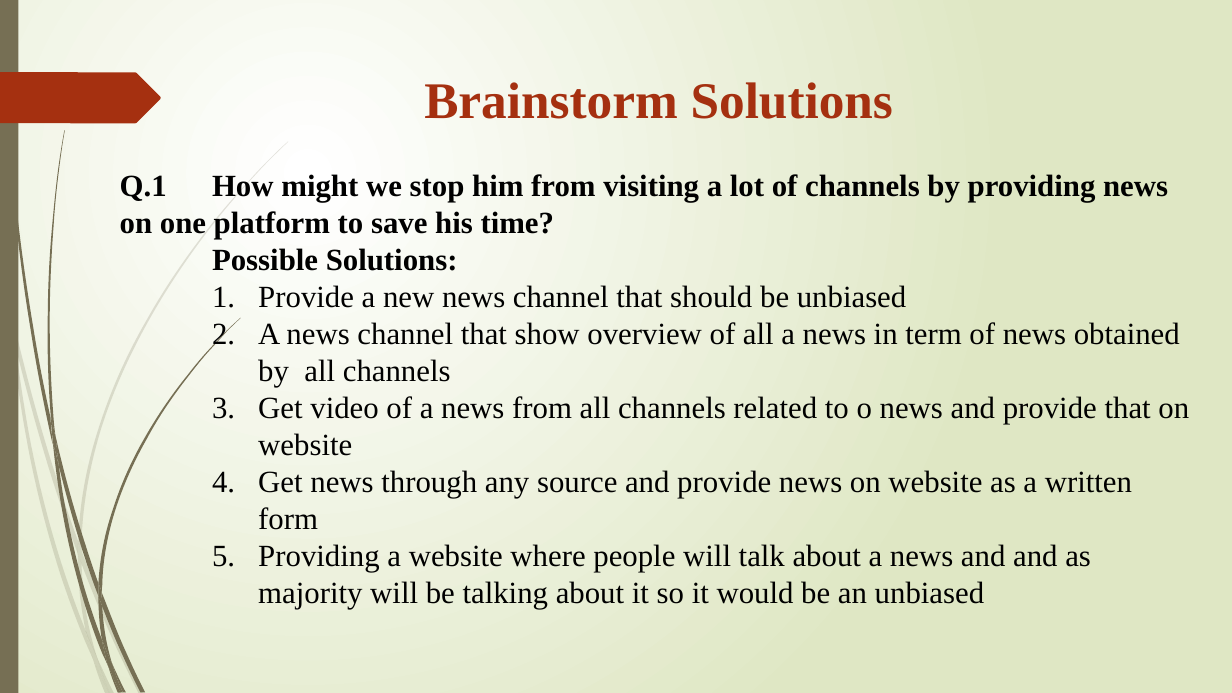
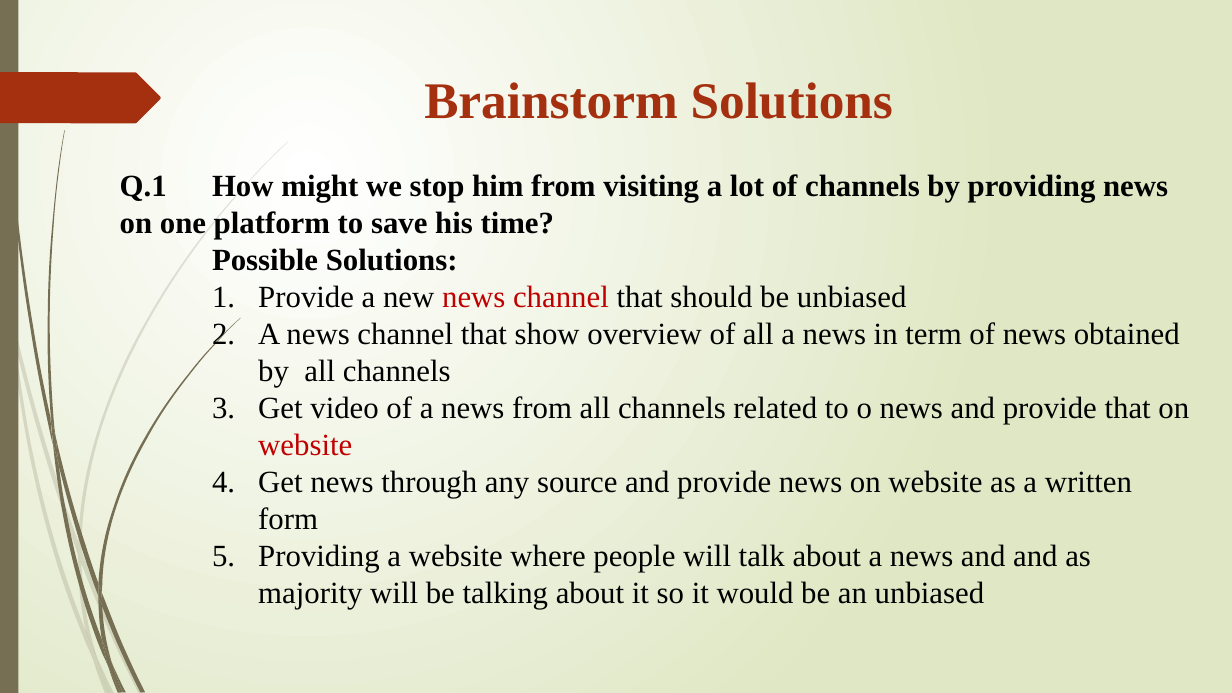
Before and after one commit to Zeeshanily/Citizen-Journalism, a slide deck: slide 11 of pj-task 2/Presentation.pptx. Drawn at 1232x693 pixels with LibreOffice and Linux fonts; fonts in the diff are those of the drawing. Boxes give left, top, right and bottom in pixels: in the first picture for what was removed or moved away, otherwise in the second. Text is boxed around its words. In the diff, an @@ line names an element or a change of style, - is before the commit and + after.

```diff
--- a/pj-task 2/Presentation.pptx
+++ b/pj-task 2/Presentation.pptx
@@ text at <box>258,285,1189,456</box>: text colour #000000 to #C00000 in "news channel", "website" @@
```
Also in this commit, not shown: 6 other slides changed, 2 other files.
